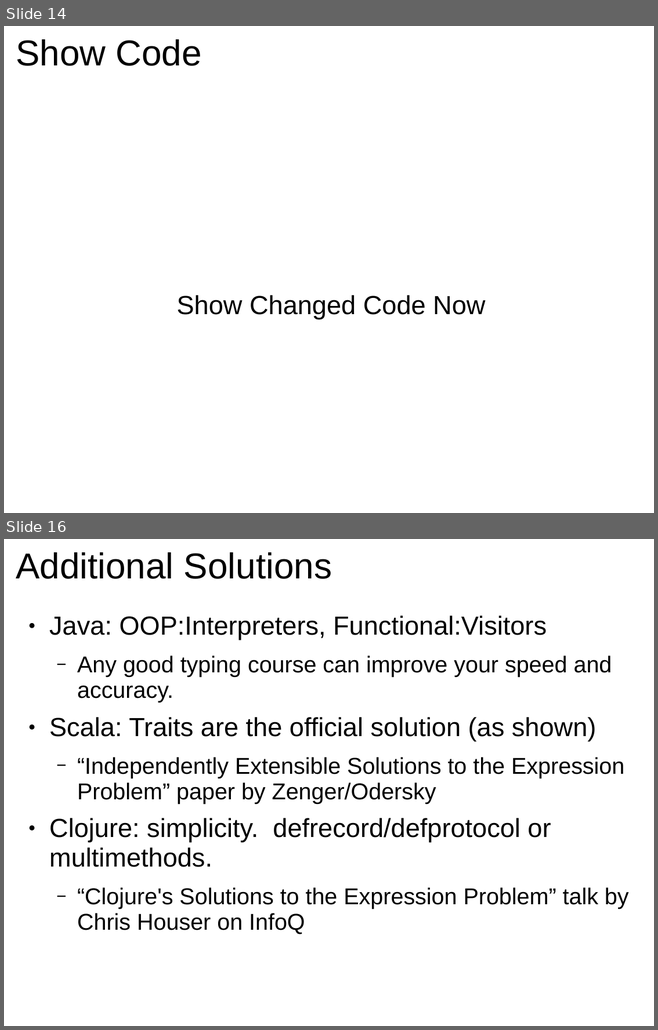
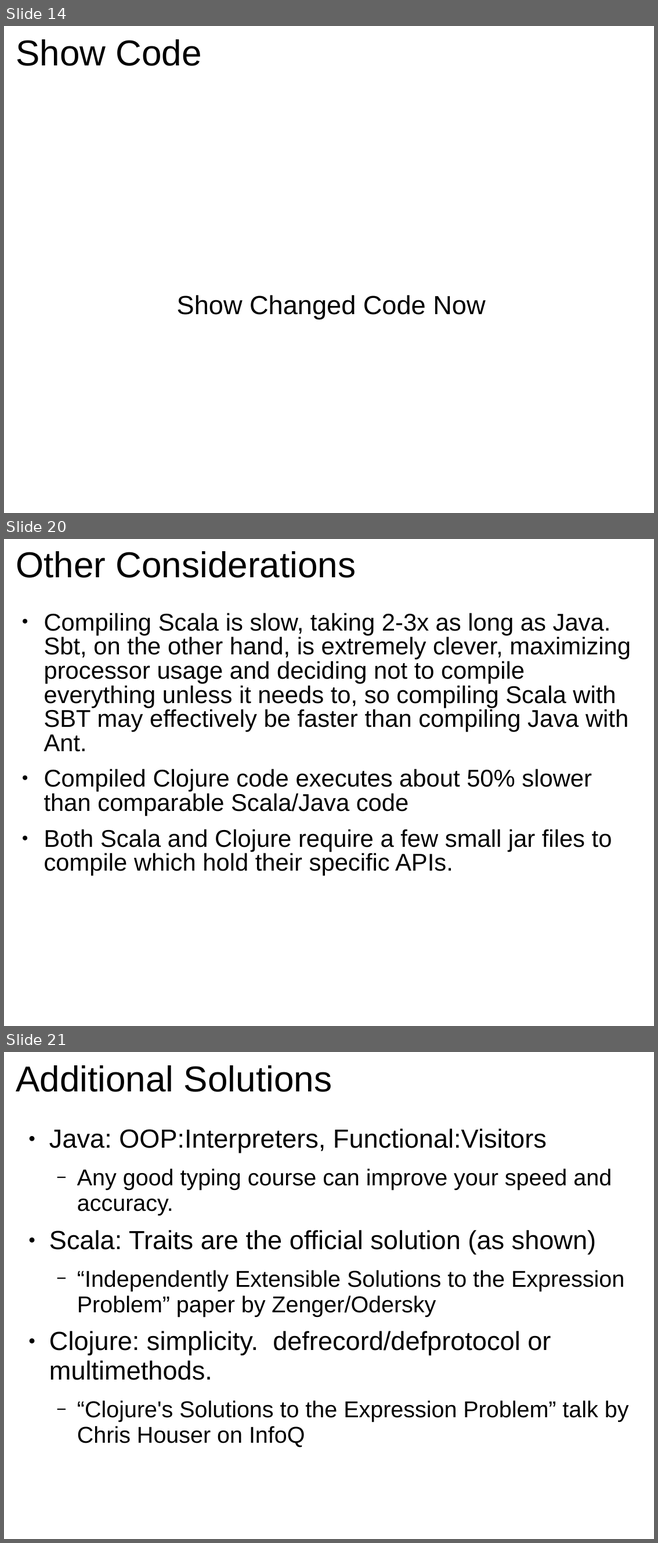
Before and after one commit to GlenKPeterson/refactJavaScalaCloj, a slide deck: refactJavaScalaCloj.ppt. Shown one above the other, each under a label of ours: slides 14 and 16 before the commit, slides 14, 20 and 21 after it; the slides between them are not shown. The pictures are 658x1030 and 658x1543 pixels, drawn with LibreOffice and Linux fonts; fonts in the diff are those of the drawing. Boxes give left, top, right and bottom in pixels: in the first picture for what was removed or moved away, otherwise in the second. Text is boxed around its words. In the diff, an @@ line names an element or a change of style, - is before the commit and + after.

```diff
--- a/refactJavaScalaCloj.ppt
+++ b/refactJavaScalaCloj.ppt
@@ slide 20 added at (4, 539, 654, 1026), background #FFFFFF @@
@@ title added at (16, 551, 356, 578), 44 pt, text #000000 @@
+Other Considerations
@@ text added at (44, 613, 630, 876), 29.6 pt, text #000000 @@
+● Compiling Scala is slow, taking 2-3x as long as Java. Sbt, on the other hand, is extremely clever, maximizing processor usage and deciding not to compile everything unless it needs to, so compiling Scala with SBT may effectively be faster than compiling Java with Ant.
+● Compiled Clojure code executes about 50% slower than comparable Scala/Java code
+● Both Scala and Clojure require a few small jar files to compile which hold their specific APIs.
@@ what was slide 16 is now slide 21 @@
```
Also in this commit, not shown: 4 slides changed, 4 other slides added.
